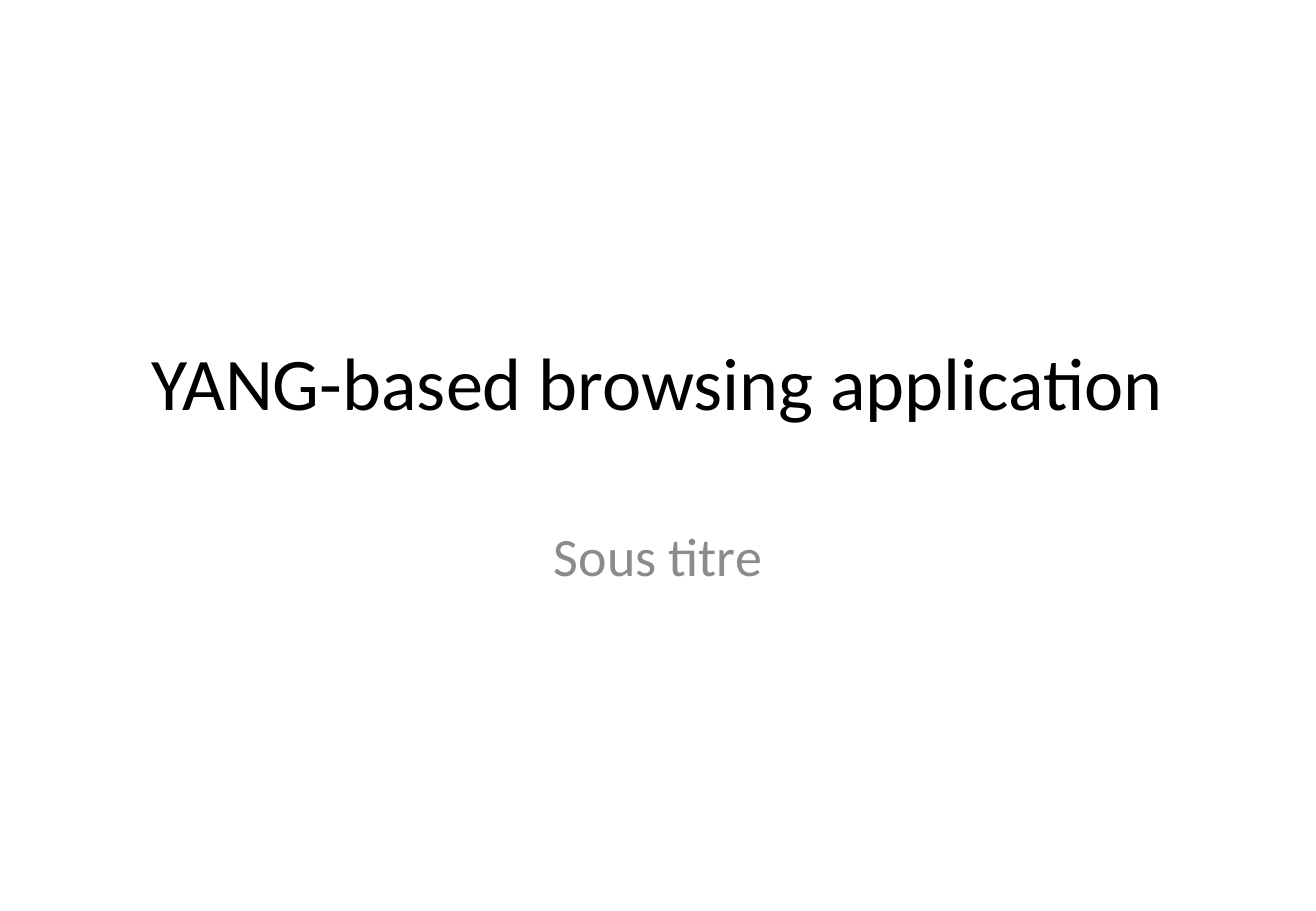
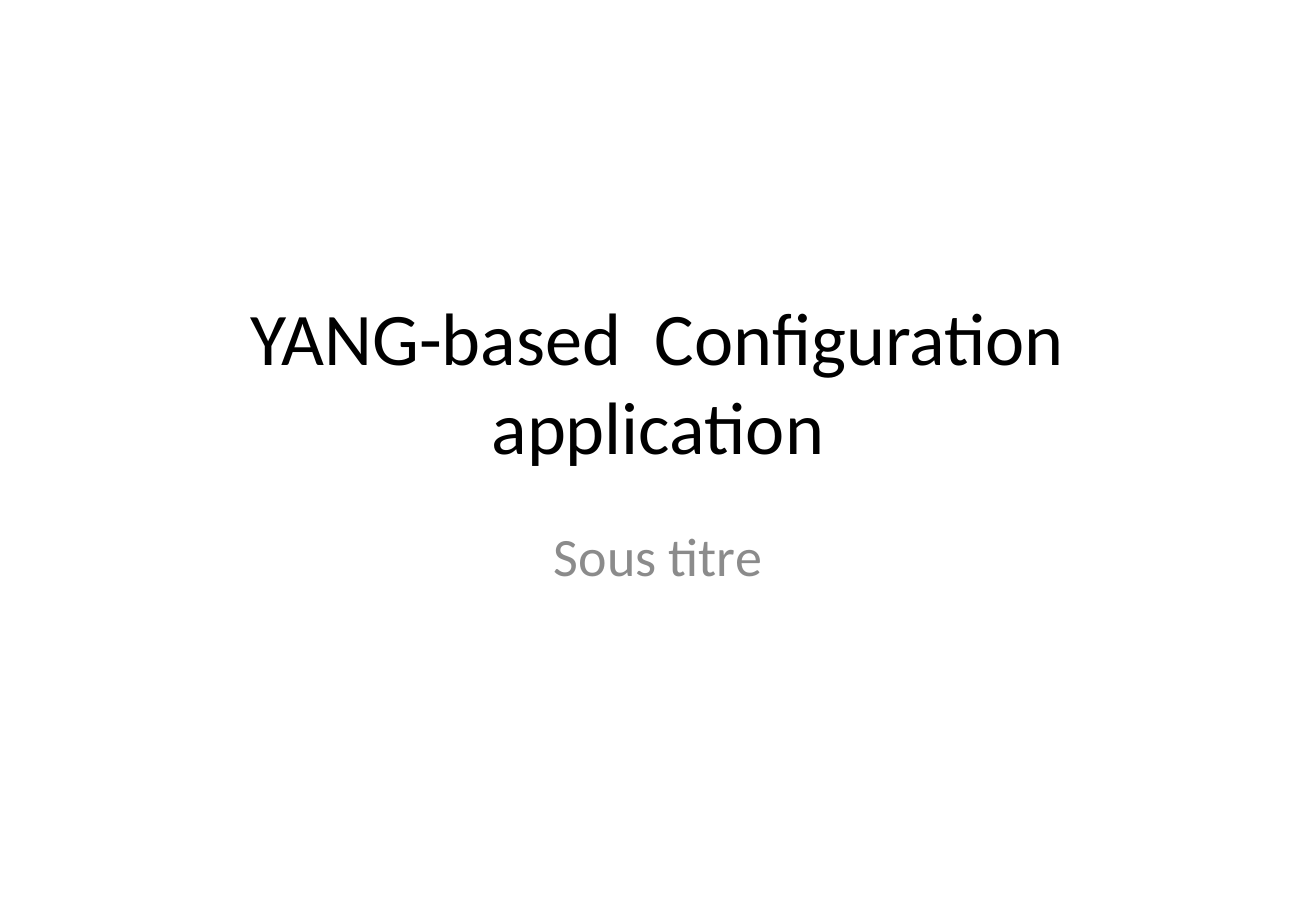
Before and after one commit to AaronNGray/jYang, a slide deck: slide 1 of yang-manager/reports/YangArchi.pptx. Drawn at 1316x911 pixels with LibreOffice and Linux fonts; fonts in the diff are those of the drawing. Boxes give left, top, right and bottom in pixels: in the first picture for what was removed or moved away, otherwise in the second. Text is boxed around its words. In the diff, an @@ line names an element or a change of style, - is before the commit and + after.

```diff
--- a/yang-manager/reports/YangArchi.pptx
+++ b/yang-manager/reports/YangArchi.pptx
@@ title at [251,313,1064,466]: text changed @@
-YANG-based browsing application
+YANG-based Configuration application
```
Also in this commit, not shown: 10 other slides changed, 1 other file.
